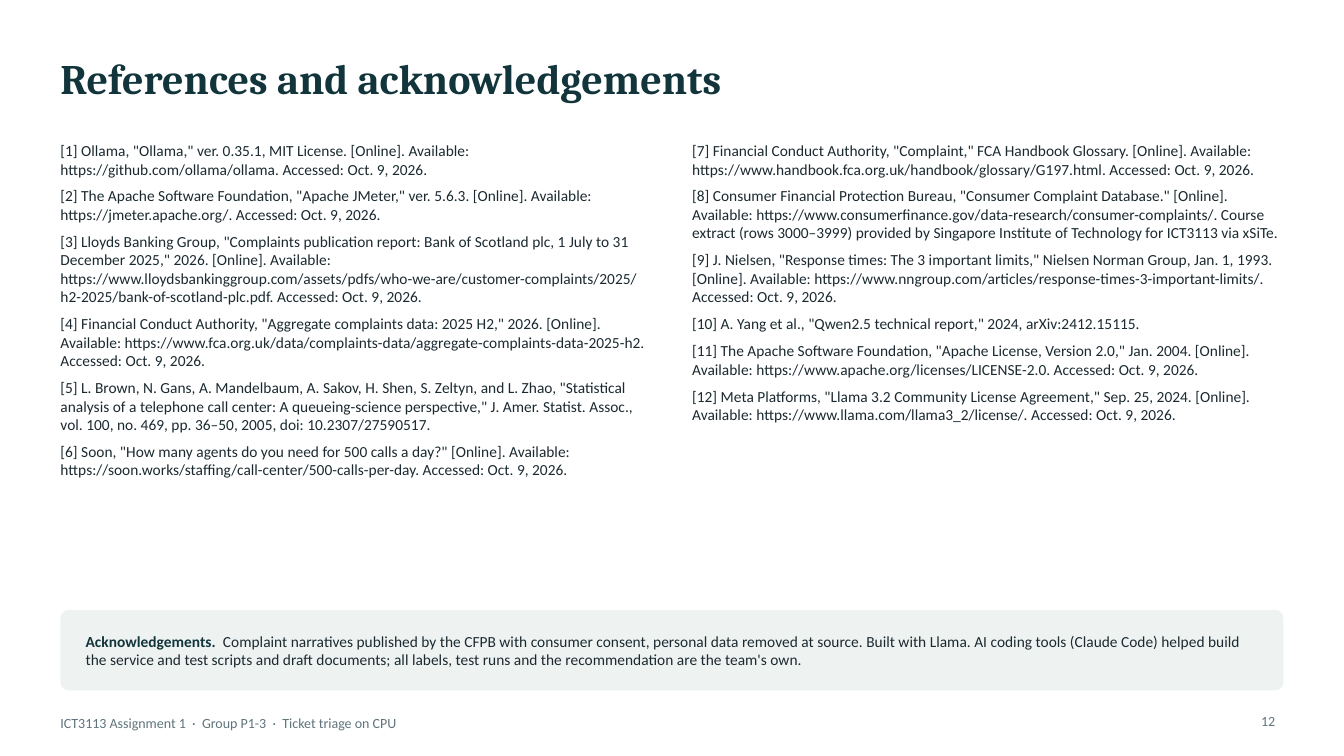
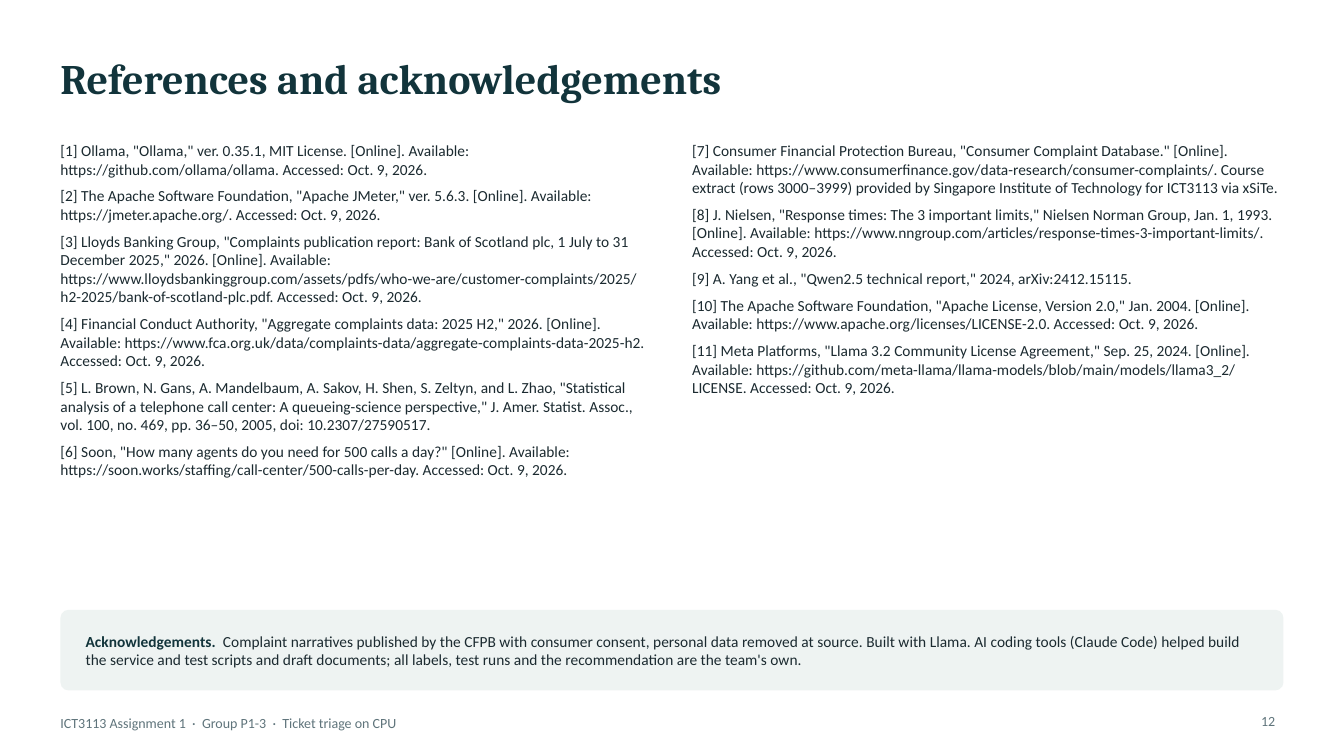
Before and after one commit to asdafsafas/ICT3113_A1_P1-3, a slide deck: slide 12 of slides/Group03.pptx. Drawn at 1344x756 pixels with LibreOffice and Linux fonts; fonts in the diff are those of the drawing. Boxes give left, top, right and bottom in pixels: in the first picture for what was removed or moved away, otherwise in the second. Text is boxed around its words. In the diff, an @@ line names an element or a change of style, - is before the commit and + after.

```diff
--- a/slides/Group03.pptx
+++ b/slides/Group03.pptx
@@ text at bbox=[692, 145, 1278, 395]: text changed @@
-[7] Financial Conduct Authority, "Complaint," FCA Handbook Glossary. [Online]. Available: https://www.handbook.fca.org.uk/handbook/glossary/G197.html. Accessed: Oct. 9, 2026.
-[8] Consumer Financial Protection Bureau, "Consumer Complaint Database." [Online]. Available: https://www.consumerfinance.gov/data-research/consumer-complaints/. Course extract (rows 3000–3999) provided by Singapore Institute of Technology for ICT3113 via xSiTe.
-[9] J. Nielsen, "Response times: The 3 important limits," Nielsen Norman Group, Jan. 1, 1993. [Online]. Available: https://www.nngroup.com/articles/response-times-3-important-limits/. Accessed: Oct. 9, 2026.
-[10] A. Yang et al., "Qwen2.5 technical report," 2024, arXiv:2412.15115.
-[11] The Apache Software Foundation, "Apache License, Version 2.0," Jan. 2004. [Online]. Available: https://www.apache.org/licenses/LICENSE-2.0. Accessed: Oct. 9, 2026.
-[12] Meta Platforms, "Llama 3.2 Community License Agreement," Sep. 25, 2024. [Online]. Available: https://www.llama.com/llama3_2/license/. Accessed: Oct. 9, 2026.
+[7] Consumer Financial Protection Bureau, "Consumer Complaint Database." [Online]. Available: https://www.consumerfinance.gov/data-research/consumer-complaints/. Course extract (rows 3000–3999) provided by Singapore Institute of Technology for ICT3113 via xSiTe.
+[8] J. Nielsen, "Response times: The 3 important limits," Nielsen Norman Group, Jan. 1, 1993. [Online]. Available: https://www.nngroup.com/articles/response-times-3-important-limits/. Accessed: Oct. 9, 2026.
+[9] A. Yang et al., "Qwen2.5 technical report," 2024, arXiv:2412.15115.
+[10] The Apache Software Foundation, "Apache License, Version 2.0," Jan. 2004. [Online]. Available: https://www.apache.org/licenses/LICENSE-2.0. Accessed: Oct. 9, 2026.
+[11] Meta Platforms, "Llama 3.2 Community License Agreement," Sep. 25, 2024. [Online]. Available: https://github.com/meta-llama/llama-models/blob/main/models/llama3_2/LICENSE. Accessed: Oct. 9, 2026.
```
Also in this commit, not shown: 4 other slides changed, 1 other file.
